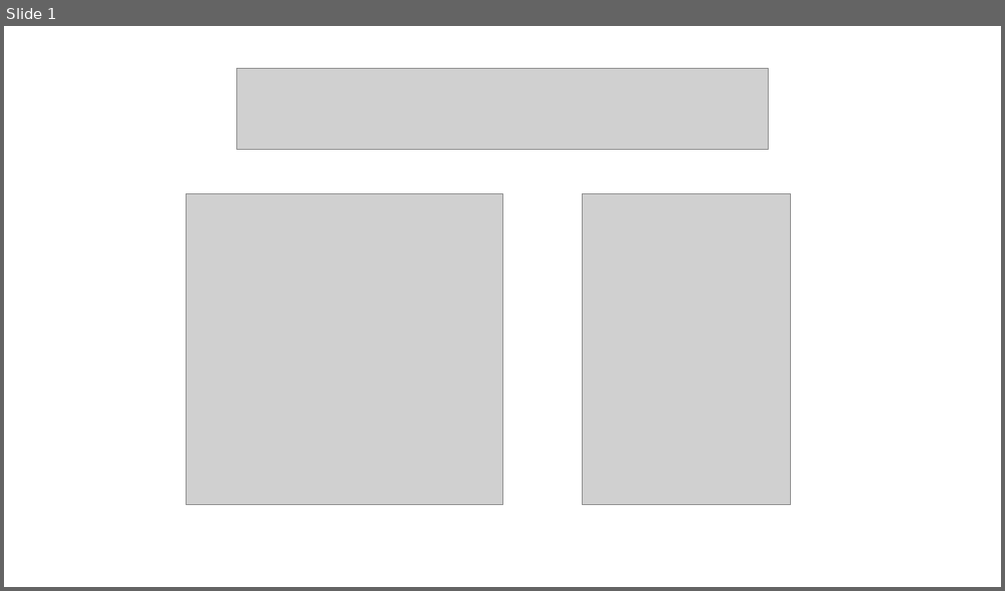
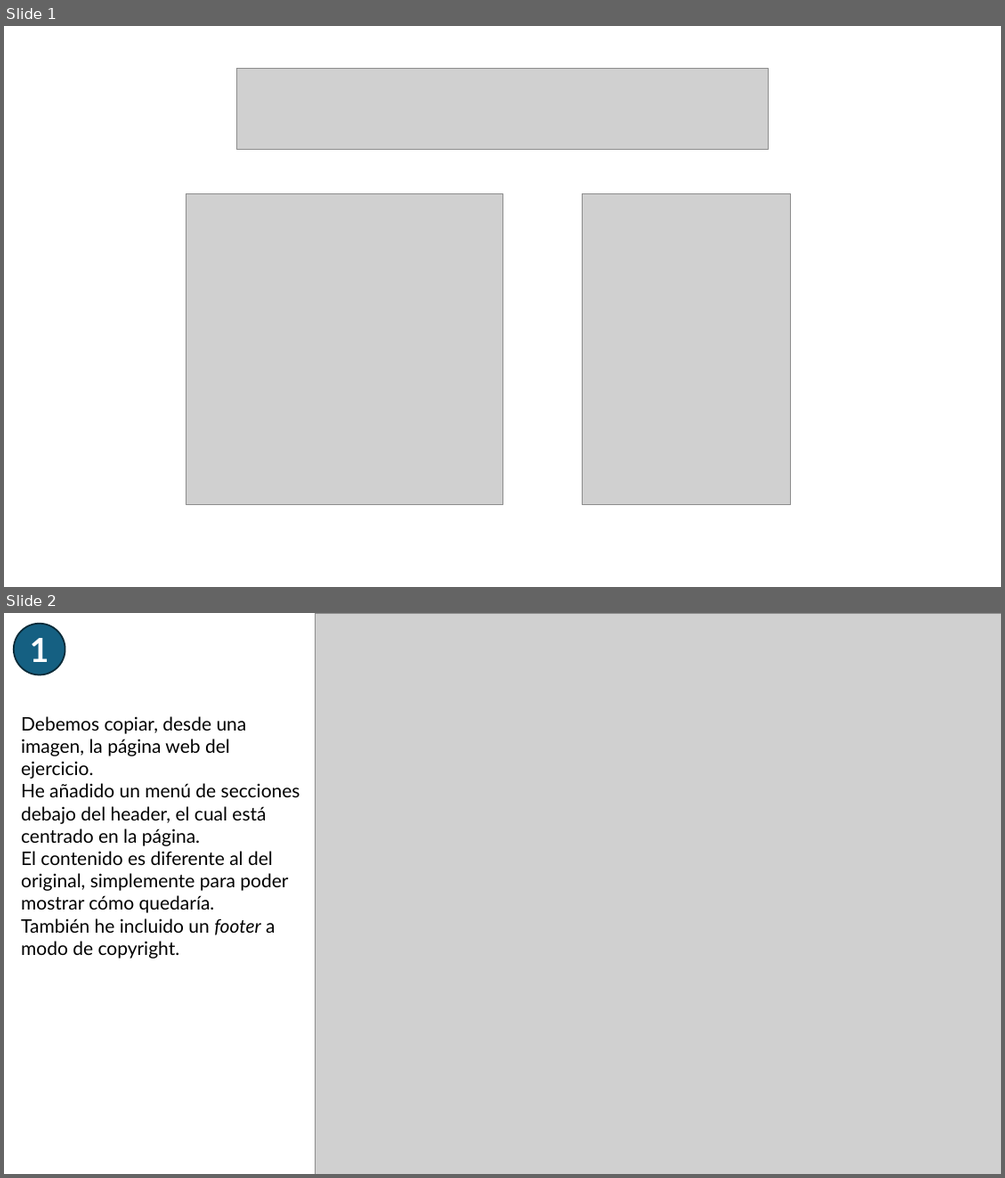
Before and after one commit to AchillesD9-Alex/-2024-Java-Angular-Bootcamp, a slide deck: [JAVA]/C5/TA26/ta26.pptx. Shown one above the other, each under a label of ours: slide 1 before the commit, slides 1 and 2 after it. The pictures are 1005x591 and 1005x1178 pixels, drawn with LibreOffice and Linux fonts; fonts in the diff are those of the drawing; grey boxes stand for pictures. Boxes give left, top, right and bottom in pixels: in the first picture for what was removed or moved away, otherwise in the second. Text is boxed around its words. In the diff, an @@ line names an element or a change of style, - is before the commit and + after.

```diff
--- a/[JAVA]/C5/TA26/ta26.pptx
+++ b/[JAVA]/C5/TA26/ta26.pptx
@@ slide 2 added at [4, 613, 1001, 1174], background #FFFFFF @@
@@ ellipse added at [14, 624, 65, 675], fill #156082, outline #092A39 1.5 pt, 32 pt, text #FFFFFF, bold @@
+1
@@ picture added at [316, 613, 1001, 1174] @@
@@ text added at [21, 716, 300, 958], 18 pt, text #000000 @@
+Debemos copiar, desde una imagen, la página web del ejercicio.
+He añadido un menú de secciones debajo del header, el cual está centrado en la página.
+El contenido es diferente al del original, simplemente para poder mostrar cómo quedaría.
+También he incluido un footer a modo de copyright.
```
Also in this commit, not shown: 2 other slides added, 7 slides removed, 3 other files.
